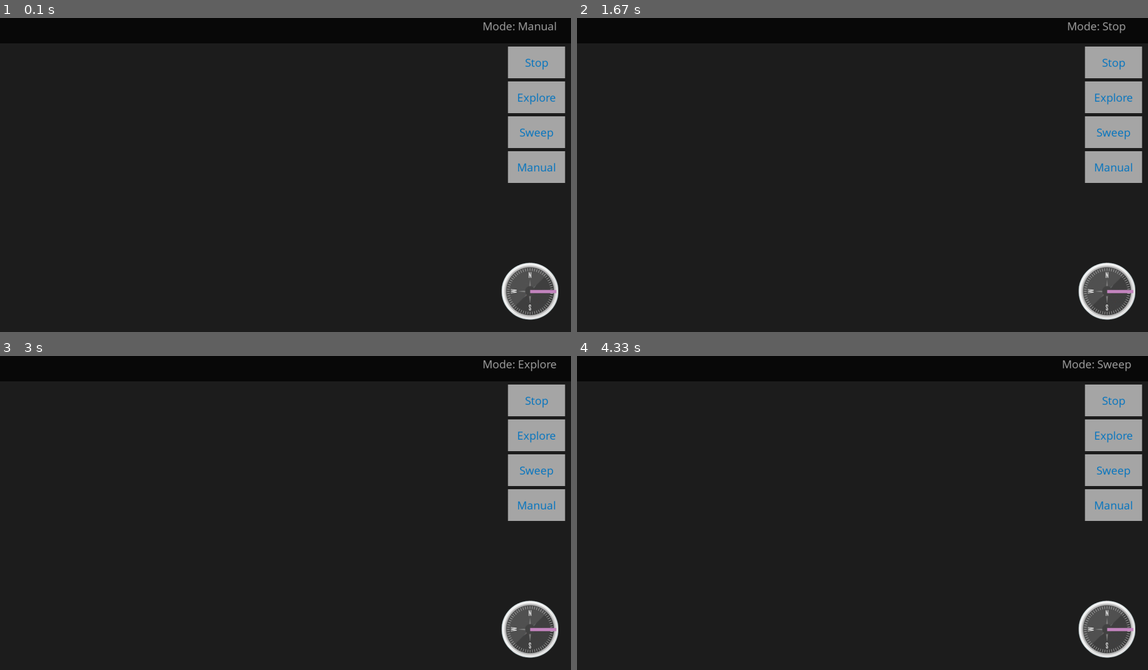
Above: before the commit, frames 1-4 (two rows, left to right).
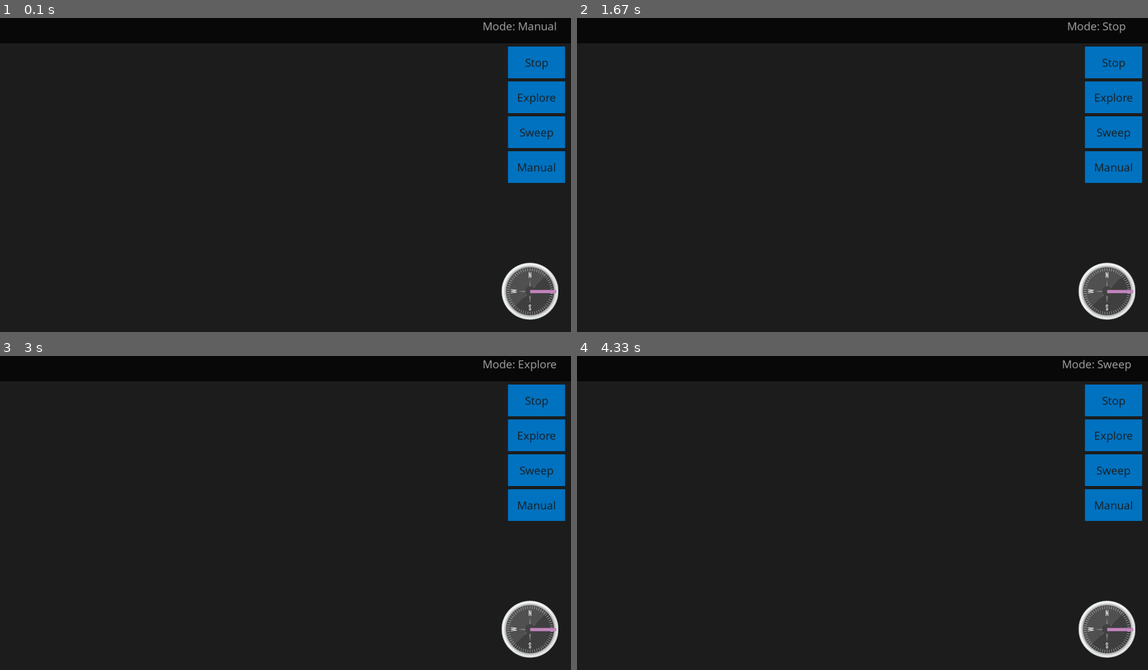
Above: after the commit, the same moments.

Repository: JackBlair87/HackTJ2021
Game: pygame game, started from ground_station/BotDisplay.py
Same seed, same stepped clock (60 frames per second), same inputs: the game is played once before the commit and once after it.
Inputs:
- Up to frame 1 (0.1 s): no input
- Up to frame 2 (1.67 s): click "Stop" at 0.38 s; click "Explore" at 0.72 s; click "Stop" at 1.05 s
- Up to frame 3 (3 s): click "Explore" at 2.38 s
- Up to frame 4 (4.33 s): click "Sweep" at 3.72 s

The runs differ from the first frame. In frame 1, 4.1% of the frame differs, in the area x 88-99%, y 9-53%; in frame 2, 4.1%; in frame 3, 4.1%; in frame 4, 4.1%.

Commit message:
changed colors for buttons

Diff:
--- a/ground_station/BotDisplay.py
+++ b/ground_station/BotDisplay.py
@@ -67,10 +67,10 @@
     pygame.draw.rect(screen, DBLACK, (0, 0, SCREEN_WIDTH, SCREEN_HEIGHT/11))#top black bar
     mode_button_height = .1
     mode_button_y_diff = mode_button_height+.01
-    create_button_from_text("Stop", .89, .1 + mode_button_y_diff * 0, .1, mode_button_height, mediumFont, DBLUE, WHITE)
-    create_button_from_text("Explore", .89, .1 + mode_button_y_diff * 1, .1, mode_button_height, mediumFont, DBLUE, WHITE)
-    create_button_from_text("Sweep", .89, .1 + mode_button_y_diff * 2, .1, mode_button_height, mediumFont, DBLUE, WHITE)
-    create_button_from_text("Manual", .89, .1 + mode_button_y_diff * 3, .1, mode_button_height, mediumFont, DBLUE, WHITE)
+    create_button_from_text("Stop", .89, .1 + mode_button_y_diff * 0, .1, mode_button_height, mediumFont, BLACK, DBLUE)
+    create_button_from_text("Explore", .89, .1 + mode_button_y_diff * 1, .1, mode_button_height, mediumFont, BLACK, DBLUE)
+    create_button_from_text("Sweep", .89, .1 + mode_button_y_diff * 2, .1, mode_button_height, mediumFont, BLACK, DBLUE)
+    create_button_from_text("Manual", .89, .1 + mode_button_y_diff * 3, .1, mode_button_height, mediumFont, BLACK, DBLUE)
     draw_text("Mode: " + Mode.all_modes[mode], .91, .035)
     draw_compass(SCREEN_WIDTH-175, SCREEN_HEIGHT-175)
 
